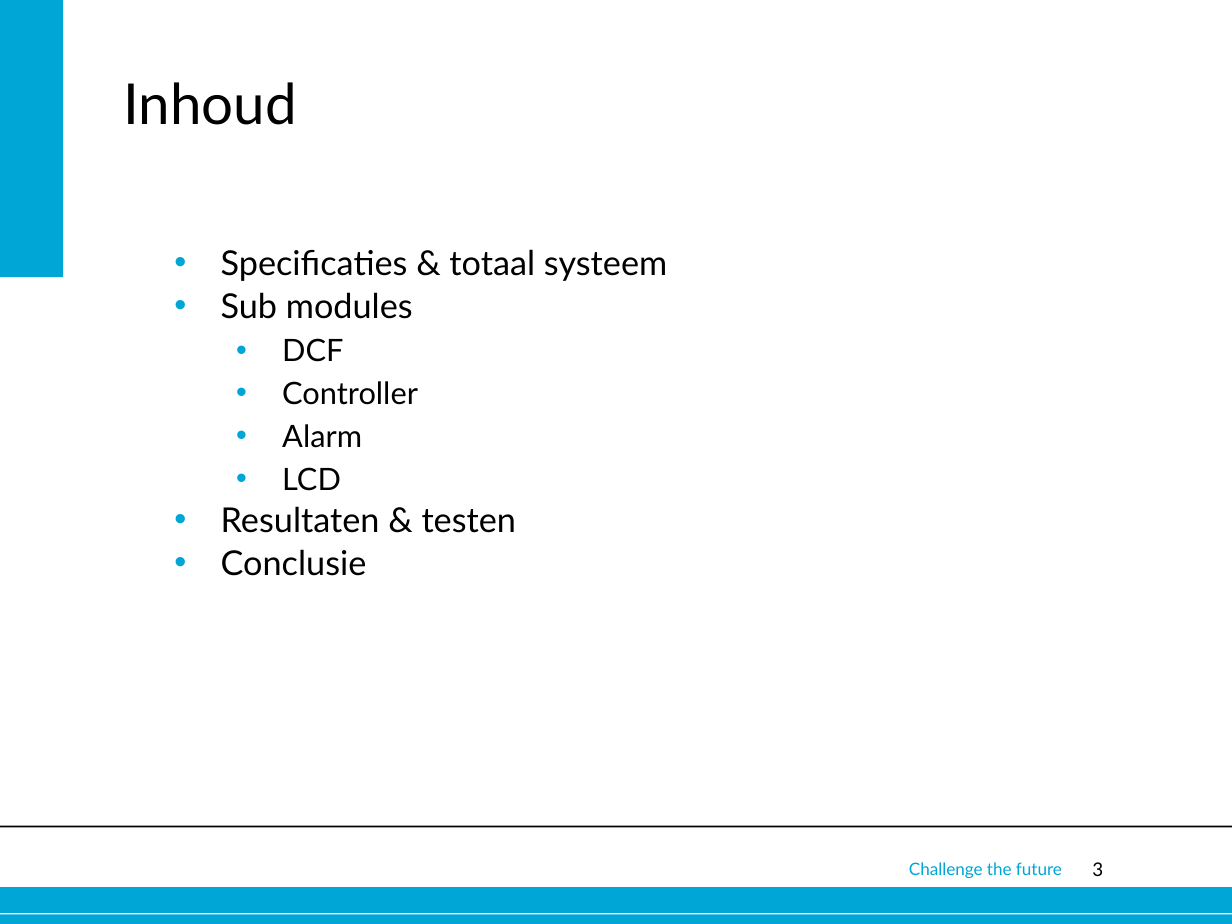
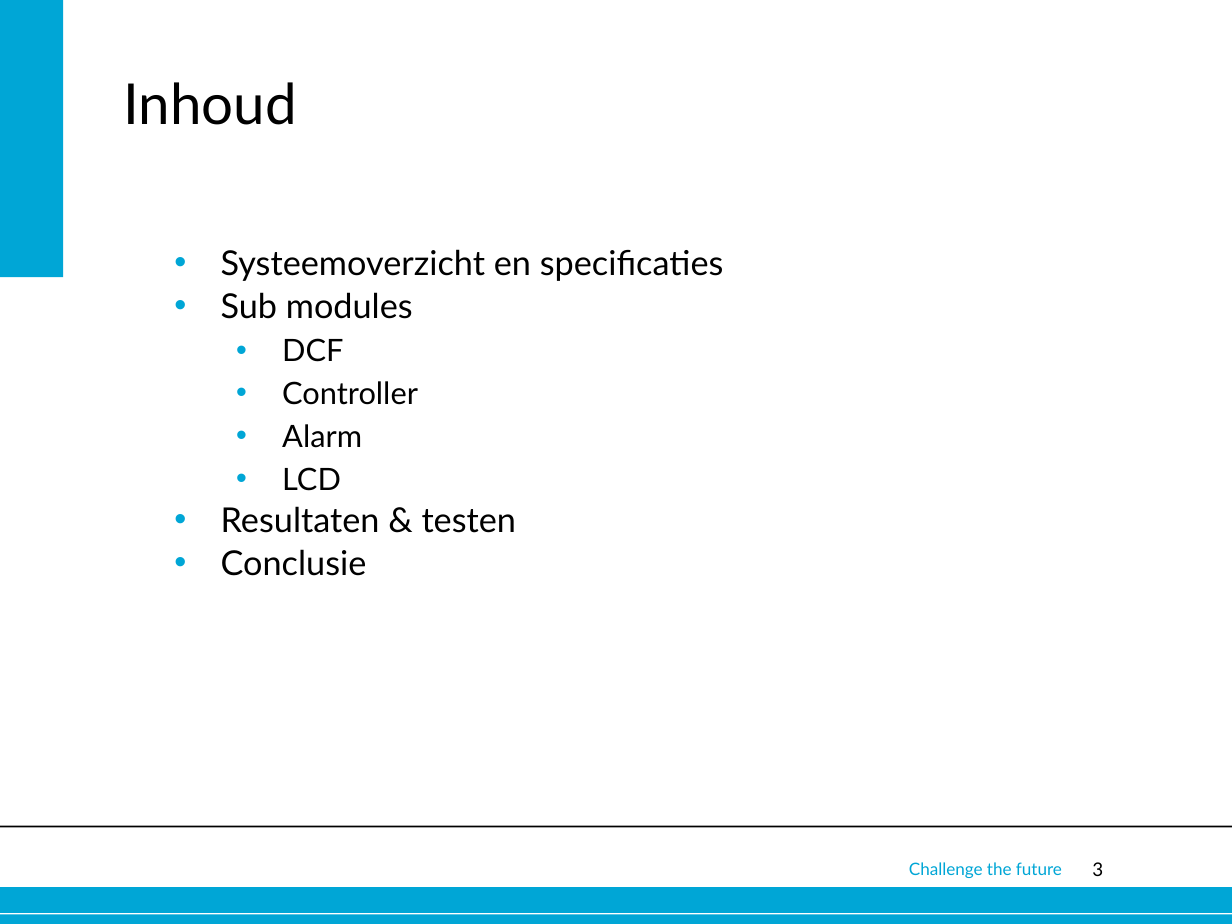
Before and after one commit to Alex-Oudsen/EPO-3, a slide deck: slide 3 of Presentatie/Presentatie groep A1.pptx. Drawn at 1232x924 pixels with LibreOffice and Linux fonts; fonts in the diff are those of the drawing; background and template pictures are left out. Boxes give left, top, right and bottom in pixels: in the first picture for what was removed or moved away, otherwise in the second. Text is boxed around its words. In the diff, an @@ line names an element or a change of style, - is before the commit and + after.

```diff
--- a/Presentatie/Presentatie groep A1.pptx
+++ b/Presentatie/Presentatie groep A1.pptx
@@ subtitle at [221,249,724,281]: text changed @@
-• Specificaties & totaal systeem
+• Systeemoverzicht en specificaties
```
Also in this commit, not shown: 1 other slide changed, 7 slides added, 1 slide removed.
